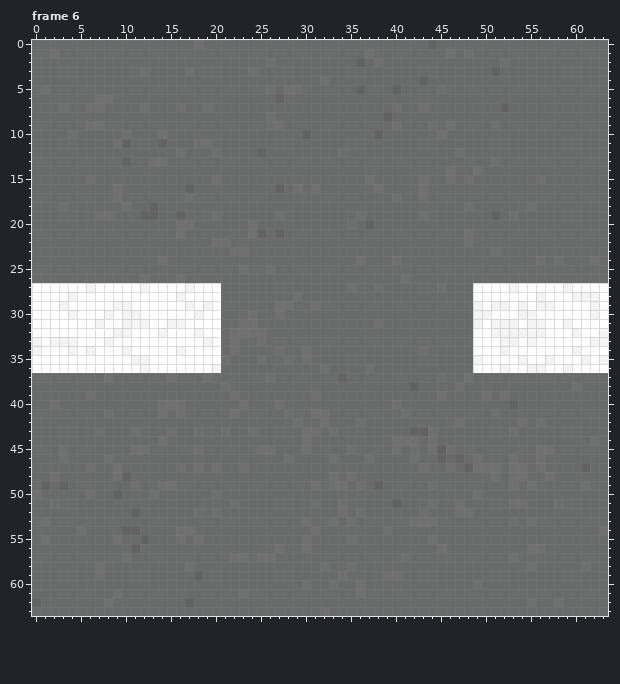
Two versions of one pixel-art file, Assets/Sprites/Aseprite/StreetTile.aseprite. Above: the version before the commit.
64x64 pixels, 9 frames. Colours within 5 levels of each other are drawn and written as one. Shown: frame 6. The commit also changed other frames, which this record leaves out.
After:
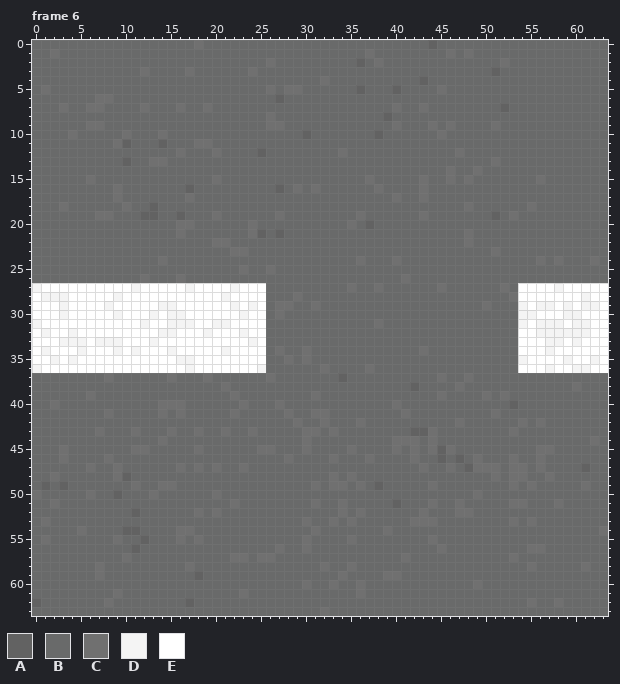
Palette (. is transparent): A #626262  B #696a6a  C #707070  D #f4f4f4  E #ffffff
The exact change:
Changed rows in their new state; - is an unchanged pixel.
Frame 6, layers "Lines Copy", "Lines":
first column x 0:
27 D-----E----DE--------EDEEE-----------------------BBBCB----DE----
28 -DDDE----D------E----DEEEE-----------------------BBBBC--E---E-E-
29 --------DEE---DD-E-E-EDEDE-----------------------BCBBB-----D-D--
30 ---DE---EDEE-D-DD-E--EEDEE-----------------------BBBBB-----DD-E-
31 D------E--EE-----D--DDEEEE-----------------------BBBBBDE-DDEDD--
32 -D--D----EE----D--ED-EEDEE-----------------------BBBBBEE-DDD-D-E
33 E-E--D-D-D---D-----E-EEEDE-----------------------BBBBB-E-DD-D-EE
34 ED--EDE--DED---DE----DEEEE-----------------------BBBBB---D--E---
35 --D-D------EE---DD---EEEEE-----------------------BBBBB---E-D-EDE
36 D-----------E----D--EEEEED-----------------------BBBBB-EED-EDD--
Pixel boxes of the changes (left, top, right, bottom) in both pictures:
changed: (32, 283, 266, 373)
changed: (473, 283, 608, 373)
